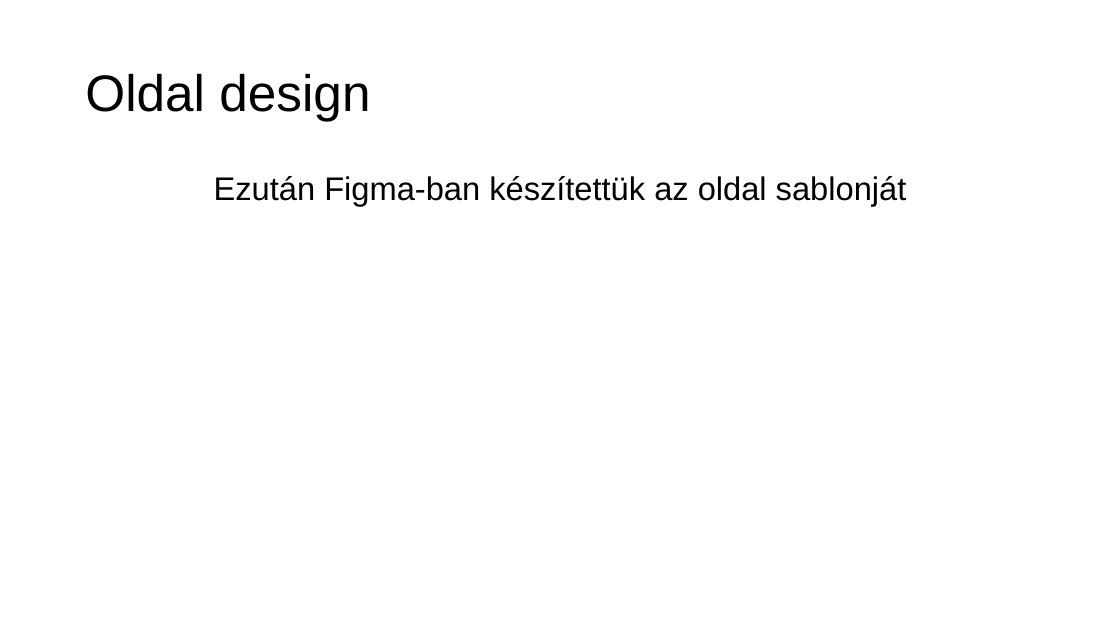
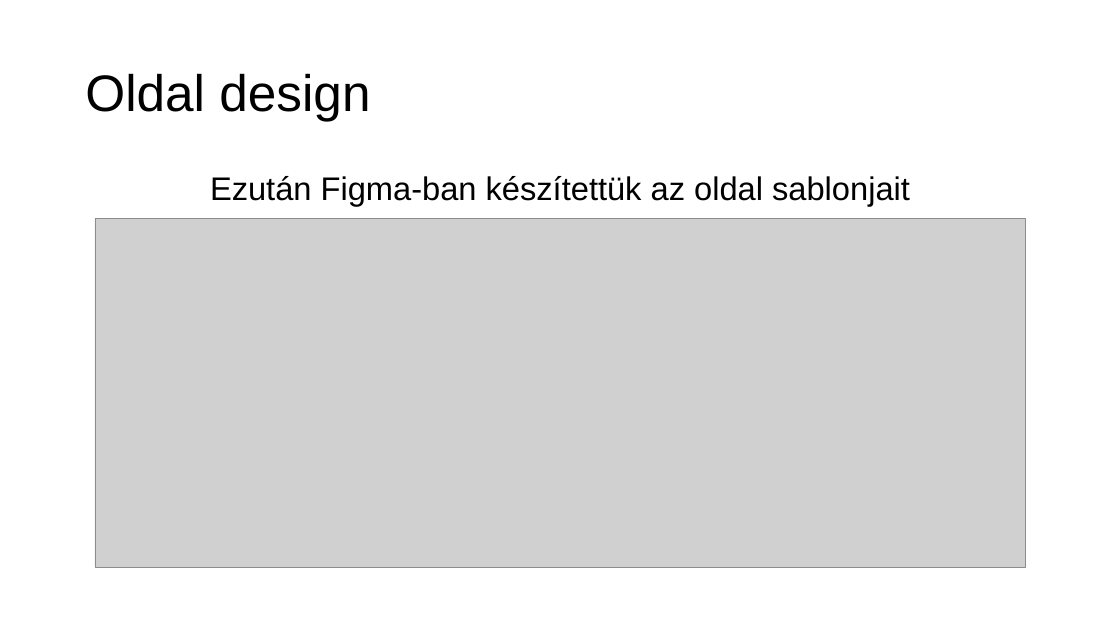
Before and after one commit to verbence/webes-projekt, a slide deck: slide 9 of PPT/tztpvb_barkacs.pptx. Drawn at 1120x630 pixels with LibreOffice and Linux fonts; fonts in the diff are those of the drawing; grey boxes stand for pictures. Boxes give left, top, right and bottom in pixels: in the first picture for what was removed or moved away, otherwise in the second. Text is boxed around its words. In the diff, an @@ line names an element or a change of style, - is before the commit and + after.

```diff
--- a/PPT/tztpvb_barkacs.pptx
+++ b/PPT/tztpvb_barkacs.pptx
@@ text at (x1=210, y1=176, x2=910, y2=206): text changed @@
-Ezután Figma-ban készítettük az oldal sablonját
+Ezután Figma-ban készítettük az oldal sablonjait
@@ picture added at (x1=95, y1=218, x2=1025, y2=567) @@
```
Also in this commit, not shown: 3 other slides changed, 6 slides added, 5 slides removed.
